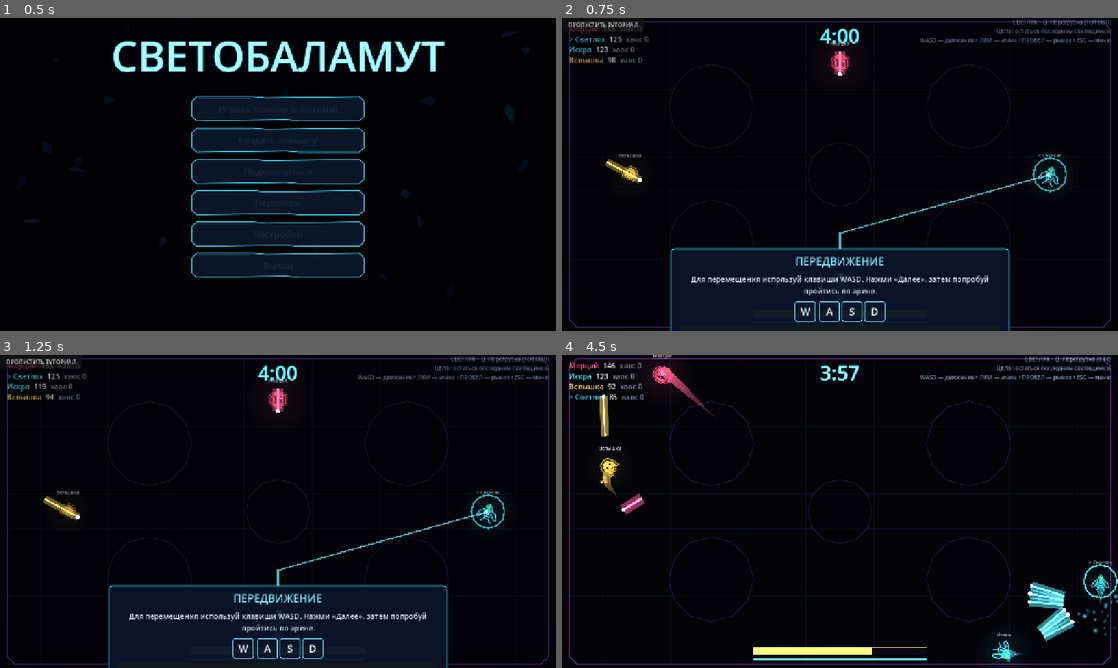
Above: before the commit, frames 1-4 (two rows, left to right).
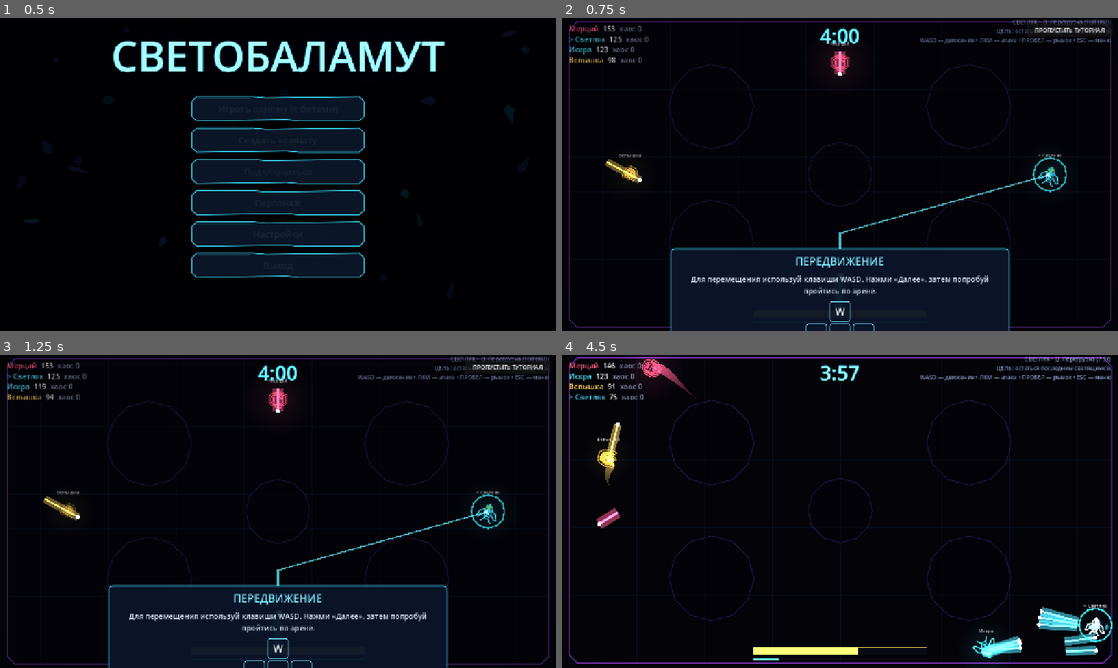
Above: after the commit, the same moments.

Repository: DvoreZZKy/svetobalamut
Game: Godot game, scene res://scenes/menu.tscn
The game is run twice, just before and just after one commit, with the same random seed, the same clock (stepped at 60 frames per second) and the same inputs.
Inputs (mouse positions are in pixels of both pictures, inside the frame that each line leads up to):
- Up to frame 1 (0.5 s): no input
- Up to frame 2 (0.75 s): click "Играть одному (с ботами)" at 0.5 s
- Up to frame 3 (1.25 s): no input
- Up to frame 4 (4.5 s): click "ПРОПУСТИТЬ ТУТОРИАЛ" at 1.25 s; tap Enter (restart) at 2 s; move the mouse to (962, 495) at 2.02 s; hold D (right) 2.03-2.78 s; hold Space (dash) 2.03-2.78 s; click (962, 495) at 2.17 s; move the mouse to (728, 527) at 2.77 s; hold S (down) 2.78-3.53 s; tap Q (ability) at 2.85 s; tap Space (dash) at 3.05 s; move the mouse to (895, 442) at 3.52 s; hold D (right) 3.53-4.28 s; hold Space (dash) 3.53-4.28 s; move the mouse to (812, 574) at 4.27 s; hold W (up) from 4.28 s (still down); click (812, 574) at 4.35 s

Frame 1 is identical in both runs. In frame 2, 0.8% of the frame differs, in the area x 1-99%, y 1-100%; in frame 3, 0.8%; in frame 4, 6.5%, in the area x 1-100%, y 0-99%.

Commit message:
Polish WASD key layout and tutorial HUD callouts

Diff:
--- a/scripts/arena_tutorial.gd
+++ b/scripts/arena_tutorial.gd
@@ -60,6 +60,7 @@
 				break
 		if bot_shot_seen:
 			_show_step("ПОПАДАНИЕ И СВЕТ", "Бот уже открыл огонь. Попадание уменьшает твой запас света — полоса также является твоим здоровьем. Когда свет закончится, ты превратишься в Тень.", "light")
+			step_index = 1
 	elif stage == "wait_shadow":
 		var me := _local_player()
 		if not me.is_empty() and bool(me.get("s", false)):
@@ -122,8 +123,11 @@
 	column.add_child(next_button)
 	skip_button = Button.new()
 	skip_button.text = "ПРОПУСТИТЬ ТУТОРИАЛ"
-	skip_button.position = Vector2(0, 0)
-	skip_button.custom_minimum_size = Vector2(190, 32)
+	skip_button.set_anchors_preset(Control.PRESET_TOP_RIGHT)
+	skip_button.offset_left = -210
+	skip_button.offset_top = 12
+	skip_button.offset_right = -12
+	skip_button.offset_bottom = 44
 	skip_button.add_theme_font_size_override("font_size", 13)
 	skip_button.pressed.connect(_finish_tutorial)
 	layer.add_child(skip_button)
@@ -173,19 +177,30 @@
 	key_row.visible = not keys.is_empty()
 
 
+func _set_wasd_keys() -> void:
+	for child in key_row.get_children():
+		child.queue_free()
+	var layout := VBoxContainer.new()
+	layout.add_theme_constant_override("separation", 4)
+	layout.alignment = BoxContainer.ALIGNMENT_CENTER
+	var top := HBoxContainer.new()
+	top.alignment = BoxContainer.ALIGNMENT_CENTER
+	top.add_child(_keycap("W"))
+	layout.add_child(top)
+	var bottom := HBoxContainer.new()
+	bottom.alignment = BoxContainer.ALIGNMENT_CENTER
+	bottom.add_theme_constant_override("separation", 6)
+	for letter in ["A", "S", "D"]:
+		bottom.add_child(_keycap(letter))
+	layout.add_child(bottom)
+	key_row.add_child(layout)
+	key_row.visible = true
+
+
 func _show_movement_intro() -> void:
 	stage = "move_intro"
 	Engine.time_scale = 0.0
-	_set_keys(["W"])
-	var spacer := Control.new()
-	spacer.custom_minimum_size = Vector2(0, 0)
-	_set_keys(["W"])
-	var row := HBoxContainer.new()
-	row.alignment = BoxContainer.ALIGNMENT_CENTER
-	row.add_child(_keycap("A"))
-	row.add_child(_keycap("S"))
-	row.add_child(_keycap("D"))
-	key_row.add_child(row)
+	_set_wasd_keys()
 	title_label.text = "ПЕРЕДВИЖЕНИЕ"
 	body_label.text = "Для перемещения используй клавиши WASD. Нажми «Далее», затем попробуй пройтись по арене."
 	next_button.visible = true
@@ -273,7 +288,7 @@
 
 
 func _step_target(index: int) -> String:
-	return ["timer", "score", "help", "dash", "arena"][mini(index - 1, 4)]
+	return ["player", "timer", "score", "help", "dash", "arena"][mini(index - 1, 5)]
 
 
 func _force_shadow() -> void:
